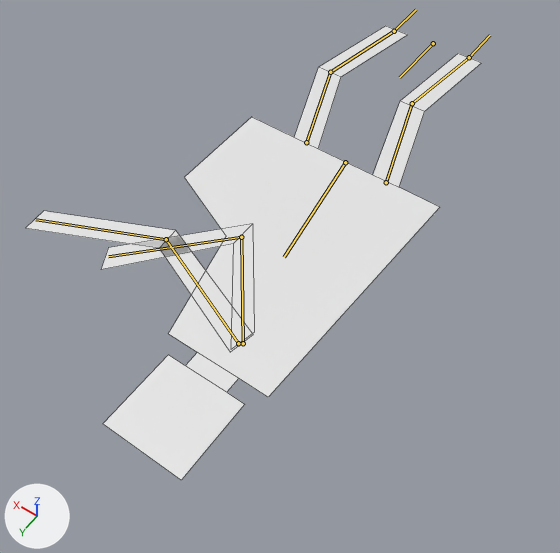
The Blender file Shapes/fatman.blend: old version first, new version second.
Camera for both pictures: a 50 mm lens placed at (-0.472, 1.137, 0.85), pointed at (-0.069, 0.574, -0.035). Arrows for +X, +Y and +Z are at lower left; the lights stay in place. The bones that bend it are drawn over the model as lines. Mesh edges are drawn as thin lines.

The first picture shows 'Fatman'.
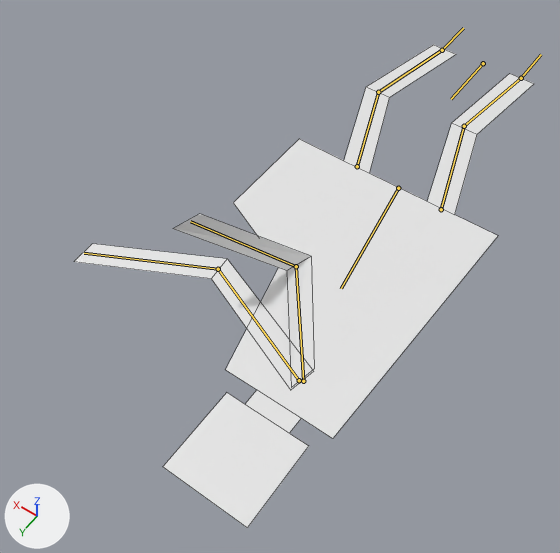
Commit message: Punch and kick attacks for fatman

The newer file adds an action. The first version stands in its rest pose; the second is drawn at frame 3 of the action 'Punch'.

What differs and where, as boxes [x1, y1, x2, y2] in the pictures (560 x 553 px):
'Fatman', posed (7% taller): before [26, 26, 482, 480]; after [74, 44, 534, 528]
bone 'Body', root to tip: before (345, 162) to (284, 257); after (398, 188) to (341, 288)
bone 'UArm.R', root to tip: before (243, 343) to (241, 237); after (303, 381) to (296, 266)
bone 'LArm.R', root to tip: before (241, 237) to (108, 256); after (296, 266) to (190, 221)
bone 'UArm.L', root to tip: before (238, 343) to (166, 239); after (299, 380) to (218, 269)

The change, as a list of edits to the scene's bpy script:
```text
Change bone_rig_object:
    where bone_rig_object = bpy.data.objects['Armature']  # the whole rig 'Armature'
    bone_rig_object.location: (0.0, 0.0, 0.0) -> (-0.1, 0.0, 0.0)
Change bone_body:
    where bone_body = bpy.data.objects['Armature'].pose.bones['Body']  # child of 'Root'
    bone_body.location: (0.0, 0.0, 0.0) -> (0.005, -0.001, 0.0)
Change bone_uarm_r:
    where bone_uarm_r = bpy.data.objects['Armature'].pose.bones['UArm.R']  # child of 'Body'
    bone_uarm_r.rotation_euler: (0.0, 0.0, 0.0) -> (0.0, 0.768, 0.0)  # degrees (0, 0, 0) -> degrees (0, 44, 0)
Change bone_larm_r:
    where bone_larm_r = bpy.data.objects['Armature'].pose.bones['LArm.R']  # child of 'UArm.R'
    bone_larm_r.rotation_euler: (0.0, 0.0, 0.0) -> (0.0, -1.449, 0.0)  # degrees (0, 0, 0) -> degrees (0, -83, 0)
Change bone_uarm_l:
    where bone_uarm_l = bpy.data.objects['Armature'].pose.bones['UArm.L']  # child of 'Body'
    bone_uarm_l.rotation_euler: (0.0, 0.0, 0.0) -> (0.0, -0.0873, 0.0)  # degrees (0, 0, 0) -> degrees (0, -5, 0)
```
